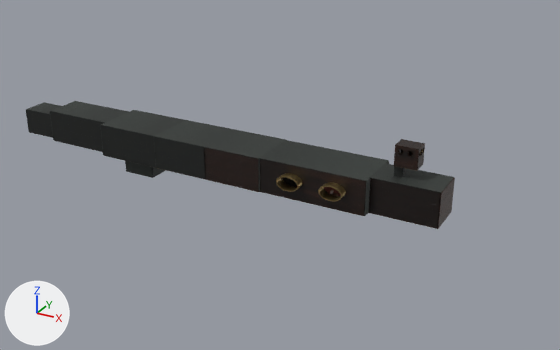
The glTF model TheDeep/Assets/Deep/Resources/Models/nautilus_interior.glb: old version first, new version second.
Rendered twice from a camera (50 mm lens) standing at (45.4, -70.1, 34.3) and looking at (6.2, 1.2, -1.3). Lighting does not change. The marker at lower left points along +X, +Y and +Z. The first picture is the older version. Vertices at exactly the same position are counted once.

The scene before the commit, as lines of its bpy script (objects in view):
```python
me_cube = bpy.data.meshes.new('Cube')
me_cube.from_pydata(...)  # 56 vertices, 96 faces; spans x -8.0..26.0, y -3.2..3.2, z -1.7..3.6
me_cube.materials.append(mat_teak)
me_cube_001 = bpy.data.meshes.new('Cube.001')
me_cube_001.from_pydata(...)  # 4268 vertices, 8188 faces; spans x -30.1..26.0, y -3.2..3.2, z -4.0..3.6
me_cube_001.materials.append(mat_iron_in)
me_cube_005 = bpy.data.meshes.new('Cube.005')
me_cube_005.from_pydata(...)  # 1732 vertices, 3396 faces; spans x -30.0..26.1, y -3.2..3.2, z -1.7..5.9
me_cube_005.materials.append(mat_walnut)
me_cube_006 = bpy.data.meshes.new('Cube.006')
me_cube_006.from_pydata(...)  # 11736 vertices, 23156 faces; spans x -27.8..26.0, y -4.1..4.1, z -1.6..5.6
me_cube_006.materials.append(mat_brass)
ob_boat_brass = bpy.data.objects.new('boat_brass', me_cube_006)
ob_boat_brass.location = (0.0, 0.0, 0.0)
ob_boat_iron_in = bpy.data.objects.new('boat_iron_in', me_cube_001)
ob_boat_iron_in.location = (0.0, 0.0, 0.0)
ob_boat_teak = bpy.data.objects.new('boat_teak', me_cube)
ob_boat_teak.location = (0.0, 0.0, 0.0)
ob_boat_walnut = bpy.data.objects.new('boat_walnut', me_cube_005)
ob_boat_walnut.location = (0.0, 0.0, 0.0)
```
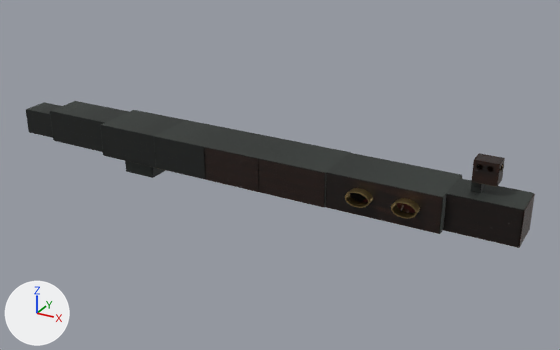
Location of each change, (x1, y1, x2, y2) in pixels of the pictures (560 x 350 px; the box of a moved part takes in the faces that stretch with it):
'boat_iron_in', reshaped (19% wider, 16% taller)
    before: (26, 101, 454, 216)
    after: (26, 101, 534, 234)
'boat_walnut', reshaped
    before: (205, 139, 455, 229)
    after: (205, 148, 535, 248)
'boat_brass', reshaped (mostly hidden)
    before: (276, 148, 424, 201)
    after: (345, 163, 504, 218)
'boat_teak', reshaped (29% wider, 25% taller)
    before: (158, 165, 437, 229)
    after: (158, 168, 519, 248)
part 1 of me_cube_006, deleted (brown)
    before: (276, 173, 346, 201)
part 2 of me_cube_006, built on (brown)
    after: (345, 188, 420, 218)
part 3 of me_cube_001, added
    after: (446, 178, 471, 198)
part 4 of me_cube_001, moved or reshaped
    before: (397, 170, 454, 193)
    after: (476, 185, 534, 210)
part 5 of me_cube_001, moved or reshaped
    before: (388, 176, 402, 183)
    after: (466, 192, 480, 200)
part 6 of me_cube_001, moved or reshaped
    before: (259, 140, 389, 181)
    after: (326, 153, 461, 197)
part 7 of me_cube_001, moved or reshaped
    before: (364, 161, 389, 216)
    after: (439, 175, 462, 234)
part 8 of me_cube_001, added
    after: (324, 173, 326, 207)
part 9 of me_cube_001, moved or reshaped
    before: (394, 166, 403, 177)
    after: (471, 182, 481, 193)
part 10 of me_cube, moved or reshaped
    before: (371, 213, 437, 229)
    after: (444, 230, 519, 248)
part 11 of me_cube, moved or reshaped
    before: (262, 177, 324, 207)
    after: (350, 193, 439, 234)
part 12 of me_cube_005, moved or reshaped
    before: (369, 178, 440, 228)
    after: (443, 194, 523, 247)
part 13 of me_cube_005, added
    after: (326, 173, 443, 233)
part 14 of me_cube_005, moved or reshaped
    before: (437, 178, 455, 229)
    after: (518, 194, 535, 248)
part 15 of me_cube_005, moved or reshaped
    before: (396, 140, 424, 149)
    after: (475, 154, 504, 164)
part 16 of me_cube_005, moved or reshaped
    before: (417, 143, 425, 170)
    after: (497, 158, 505, 186)
part 17 of me_cube_005, moved or reshaped (mostly hidden)
    before: (401, 139, 422, 156)
    after: (478, 153, 502, 171)
part 18 of me_cube_005, moved or reshaped
    before: (394, 145, 419, 170)
    after: (472, 159, 500, 186)
part 19 of me_cube_005, built on
    before: (214, 149, 366, 216)
    after: (258, 159, 325, 207)

Patch to the scene script:
```diff
--- a/TheDeep/Assets/Deep/Resources/Models/nautilus_interior.glb.py
+++ b/TheDeep/Assets/Deep/Resources/Models/nautilus_interior.glb.py
@@ me_cube_006 @@
-me_cube_006.from_pydata(...)  # 11736 vertices, 23156 faces; spans x -27.8..26.0, y -4.1..4.1, z -1.6..5.6
+me_cube_006.from_pydata(...)  # 12686 vertices, 25020 faces; spans x -27.8..34.0, y -4.1..4.1, z -1.6..5.6
+# me_cube_006 part 1: 20 loose pieces with 2280 vertices, spanning x 8.7..24.1, y -4.1..4.1, z -1.6..5.0, are deleted
+# me_cube_006 part 2: 28 vertices moved within x 6.0, y -3.0..3.0, z -1.6..-1.4; 88 vertices removed from x 6.0..18.5, y -3.0..3.0, z -1.6..-1.4; 3128 vertices added at x 6.0..32.1, y -4.1..4.1, z -1.6..5.0
+# other edits to the shape of me_cube_006 do not show in these pictures
 me_cube_006.materials.append(mat_brass)
@@ me_cube_001 @@
-me_cube_001.from_pydata(...)  # 4268 vertices, 8188 faces; spans x -30.1..26.0, y -3.2..3.2, z -4.0..3.6
+me_cube_001.from_pydata(...)  # 4852 vertices, 9316 faces; spans x -30.1..34.0, y -3.2..3.2, z -4.0..3.6
+# me_cube_001 part 3: a new loose piece, a box spanning x 26.5..28.48, y -2.11..2.11, z 2.2..2.32, in mat_iron_in
+# me_cube_001 part 4: the loose piece of 8 vertices spanning x 21.4..26.0, y -2.1..2.1, z 2.2..2.3 is moved by (8.0, 0.0, 0.0)
+# me_cube_001 part 5: the loose piece of 8 vertices spanning x 20.5..21.4, y -2.1..-0.5, z 2.2..2.3 is moved by (8.0, 0.0, 0.0)
+# me_cube_001 part 6: the loose piece of 8 vertices spanning x 6.0..18.5, y -3.1..3.1, z 2.2..2.3 is moved by (8.0, 0.0, 0.0)
+# me_cube_001 part 7: the loose piece of 20 vertices spanning x 18.4..18.6, y -3.1..3.1, z -1.7..2.3 is moved by (8.0, 0.0, 0.0)
+# me_cube_001 part 8: the loose piece of 20 vertices spanning x 5.9..6.1, y -3.2..3.2, z -1.7..2.3 is copied, and the copy is moved by (8.0, 0.0, 0.0); it spans x 13.9..14.1, y -3.2..3.2, z -1.7..2.3
+# me_cube_001 part 9: the loose piece of 8 vertices spanning x 20.5..21.4, y -0.5..-0.4, z 2.2..3.6 is moved by (8.0, 0.0, 0.0)
+# other edits to the shape of me_cube_001 do not show in these pictures
 me_cube_001.materials.append(mat_iron_in)
@@ me_cube @@
-me_cube.from_pydata(...)  # 56 vertices, 96 faces; spans x -8.0..26.0, y -3.2..3.2, z -1.7..3.6
+me_cube.from_pydata(...)  # 56 vertices, 96 faces; spans x -8.0..34.0, y -3.2..3.2, z -1.7..3.6
+# me_cube part 10: the loose piece of 8 vertices spanning x 18.5..26.0, y -2.1..2.1, z -1.7..-1.6 is moved by (8.0, 0.0, 0.0)
+# me_cube part 11: the loose piece of 8 vertices spanning x 6.0..18.5, y -3.1..3.1, z -1.7..-1.6 is moved by (8.0, 0.0, 0.0)
+# other edits to the shape of me_cube do not show in these pictures
 me_cube.materials.append(mat_teak)
@@ me_cube_005 @@
-me_cube_005.from_pydata(...)  # 1732 vertices, 3396 faces; spans x -30.0..26.1, y -3.2..3.2, z -1.7..5.9
+me_cube_005.from_pydata(...)  # 2332 vertices, 4524 faces; spans x -30.0..34.1, y -3.2..3.2, z -1.7..5.9
+# me_cube_005 part 12: the loose piece of 8 vertices spanning x 18.5..26.0, y -2.1..-2.0, z -1.7..2.3 is moved by (8.0, 0.0, 0.0)
+# me_cube_005 part 13: the loose piece of 122 vertices spanning x 6.0..18.5, y -3.1..-3.0, z -1.7..2.3 is copied, and the copy is moved by (8.0, 0.0, 0.0); it spans x 14.0..26.5, y -3.1..-3.0, z -1.7..2.3
+# me_cube_005 part 14: the loose piece of 8 vertices spanning x 25.9..26.1, y -2.1..2.1, z -1.7..2.3 is moved by (8.0, 0.0, 0.0)
+# me_cube_005 part 15: the loose piece of 8 vertices spanning x 20.6..23.0, y -0.9..0.9, z 5.8..5.9 is moved by (8.0, 0.0, 0.0)
+# me_cube_005 part 16: the loose piece of 180 vertices spanning x 23.0..23.1, y -0.9..0.9, z 3.6..5.8 is moved by (8.0, 0.0, 0.0)
+# me_cube_005 part 17: the loose piece of 122 vertices spanning x 20.6..23.0, y 0.8..0.9, z 3.6..5.8 is moved by (8.0, 0.0, 0.0)
+# me_cube_005 part 18: the loose piece of 122 vertices spanning x 20.6..23.0, y -0.9..-0.8, z 3.6..5.8 is moved by (8.0, 0.0, 0.0)
+# me_cube_005 part 19: 244 vertices removed from x 6.0..18.5, y -3.1..3.1, z -1.7..2.3; 24 vertices added at x 10.2..14.0, y -3.2..3.2, z -1.7..2.3
+# other edits to the shape of me_cube_005 do not show in these pictures
 me_cube_005.materials.append(mat_walnut)
```
